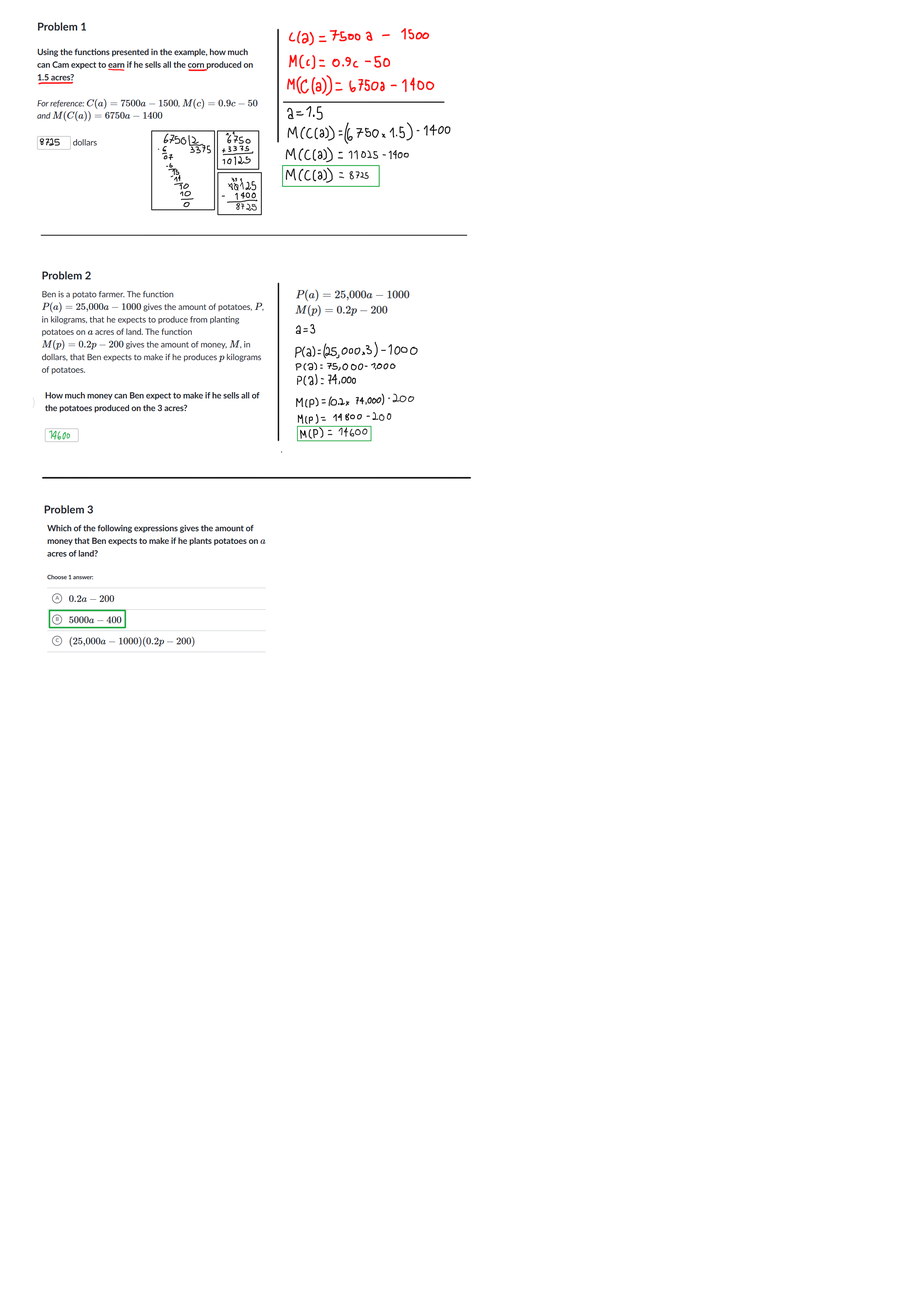
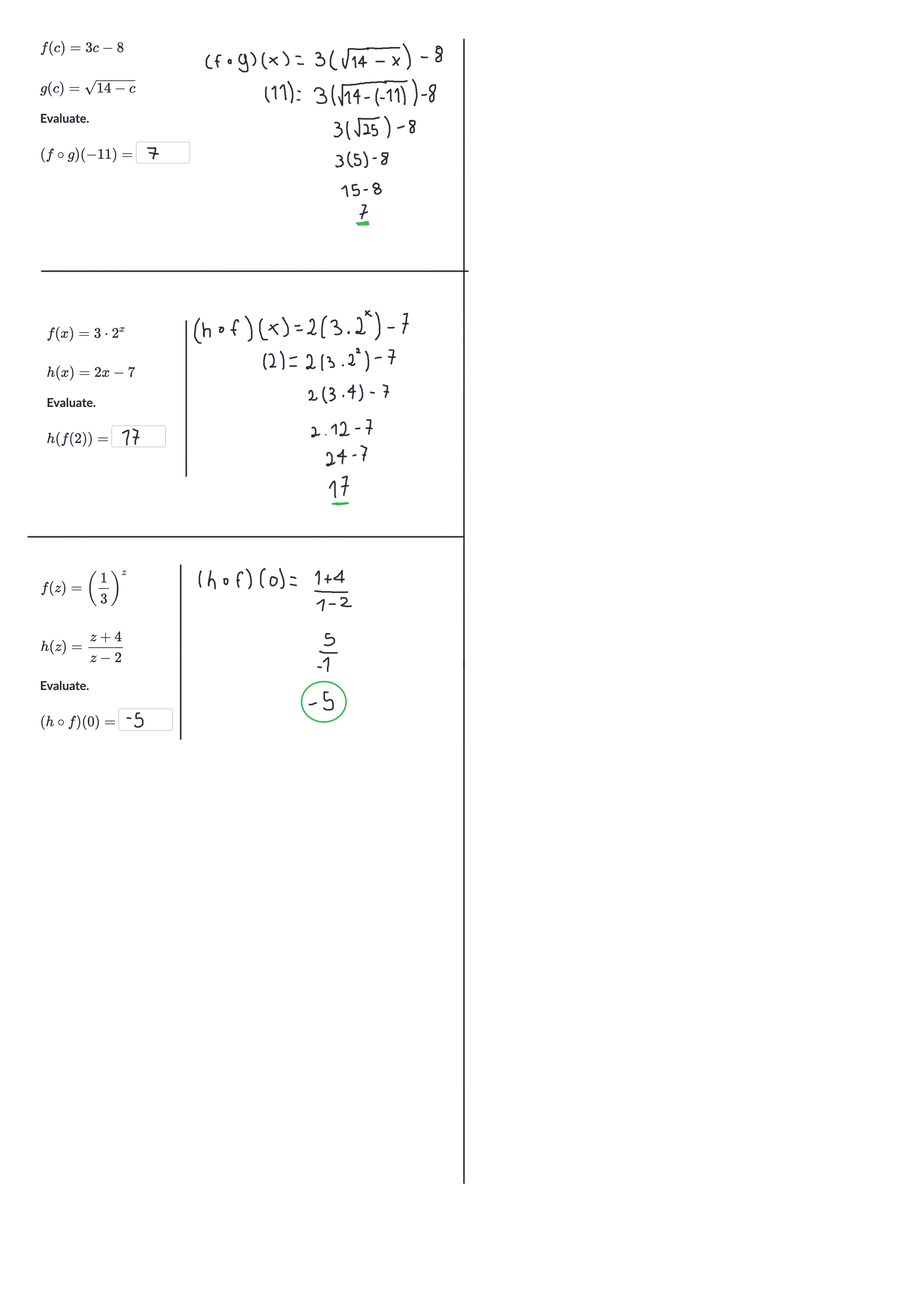
Layered file, before and after one edit (922x1305). Changes by layer:
renamed "Paint Layer 7 (pasted)" to "Paint Layer 1 (pasted) Merged", painted on it over [26, 22, 472, 1185]
removed layer "Paint Layer 6" over [41, 476, 472, 500]
removed group "Composing Functions" (3 layers) over [26, 22, 472, 947]
removed layer "Paint Layer 7 (pasted) Merged" (1st of 2, in "Composing Functions") from group "Composing Functions" over [32, 166, 472, 500]
removed layer "Paint Layer 7 (pasted) Merged" (2nd of 2, in "Composing Functions") from group "Composing Functions" over [37, 22, 453, 236]
